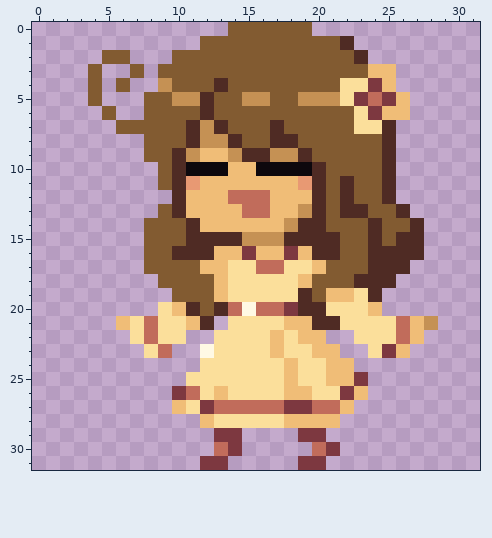
File history of a pixel-art sprite, docs/img/merchant_boss4.png. The picture above is the old version.
The file is 128x128 pixels, drawn in blocks of 4x4; one block is one cell here.
After the commit:
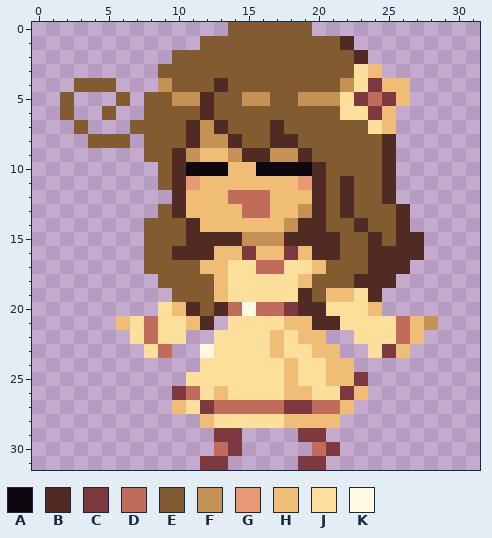
Palette (. is transparent): A #0d080d  B #4f2b24  C #7d3840  D #c16c5b  E #825b31  F #c59154  G #e89973  H #f0bd77  J #fbdf9b  K #fff9e4
Author's note on the commit: 画像の微修正
Difference:
@@ x 0..31 @@
  1 ............EEEEEEEEEEB.........
- 2 .....EE...EEEEEEEEEEEEEB........
- 3 ....E..E.EEEEEEEEEEEEEEEHH......
- 4 ....E.E..FEEEBEEEEEEEEJJCH......
- 5 ....E...EEFFBEEFFEEFFFJCDCH.....
- 6 .....E..EEEEBEEEEEEEEEEJCHH.....
- 7 ......EEEEEBFBEEEBEEEEEJJB......
- 8 ........EEEBFFBEEBBEEEEEEB......
+ 2 ..........EEEEEEEEEEEEEB........
+ 3 .........EEEEEEEEEEEEEEJH.......
+ 4 ...EEE...FEEEBEEEEEEEEFJCHH.....
+ 5 ..E...E.EEFFBEEFFEEFFFJCDCH.....
+ 6 ..E..E..EEEEBEEEEEEEEEJJCH......
+ 7 ...E...EEEEBFBEEEBEEEEEEJH......
+ 8 ....EEE.EEEBFFBEEBBEEEEEEB......
  9 ........EEBFHHFBBFFBEEEEEB......
@@ x 21..29 @@
 12 EBEEB....
-13 EBBEEB...
-14 EEEBEEB..
+13 EBEEEB...
+14 EEBEEB...
 15 BEEBEBB..
Changed places in both pictures, as pixel boxes (x1, y1, x2, y2):
changed: (60, 50, 144, 148)
changed: (340, 64, 410, 134)
changed: (354, 204, 424, 232)
